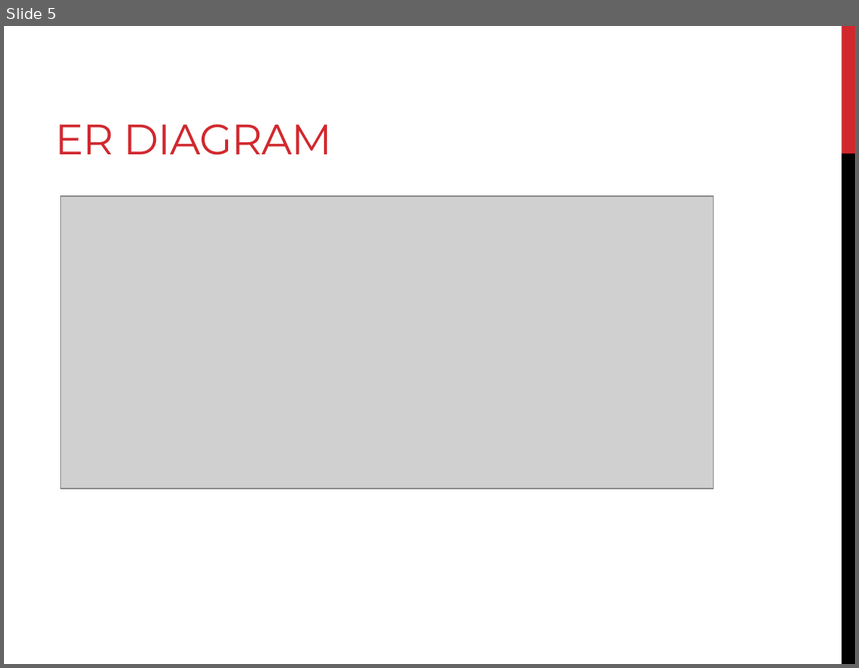
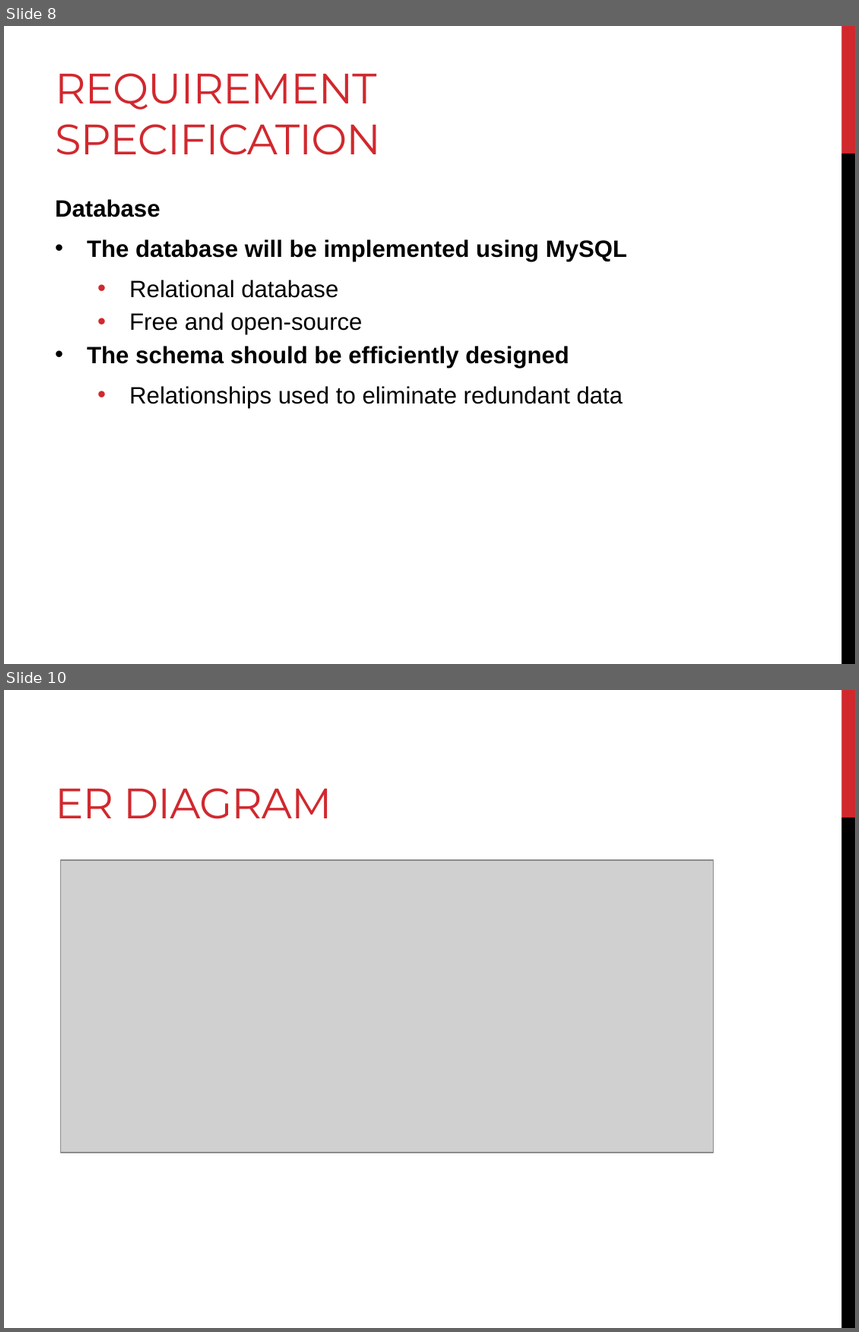
Before and after one commit to AndreasSchwagerl/RR-Survey-System, a slide deck: Survey System - Progress Presentation 3.pptx. Shown one above the other, each under a label of ours: slide 5 before the commit, slides 8 and 10 after it; the slides between them are not shown. The pictures are 859x668 and 859x1332 pixels, drawn with LibreOffice and Linux fonts; fonts in the diff are those of the drawing; grey boxes stand for pictures. Boxes give left, top, right and bottom in pixels: in the first picture for what was removed or moved away, otherwise in the second. Text is boxed around its words. In the diff, an @@ line names an element or a change of style, - is before the commit and + after.

```diff
--- a/Survey System - Progress Presentation 3.pptx
+++ b/Survey System - Progress Presentation 3.pptx
@@ slide 8 added at [4,26,855,664], background #FFFFFF; not listed: 2 template elements that a slide beside it also shows @@
@@ title added at [55,73,381,155], 36 pt, text #D1282E @@
+REQUIREMENT SPECIFICATION
@@ text added at [55,199,627,408], 20 pt, text #000000, bold @@
+Database
+• The database will be implemented using MySQL
+  • Relational database
+  • Free and open-source
+• The schema should be efficiently designed
+  • Relationships used to eliminate redundant data
@@ what was slide 5 is now slide 10 @@
```
Also in this commit, not shown: 4 other slides added.
